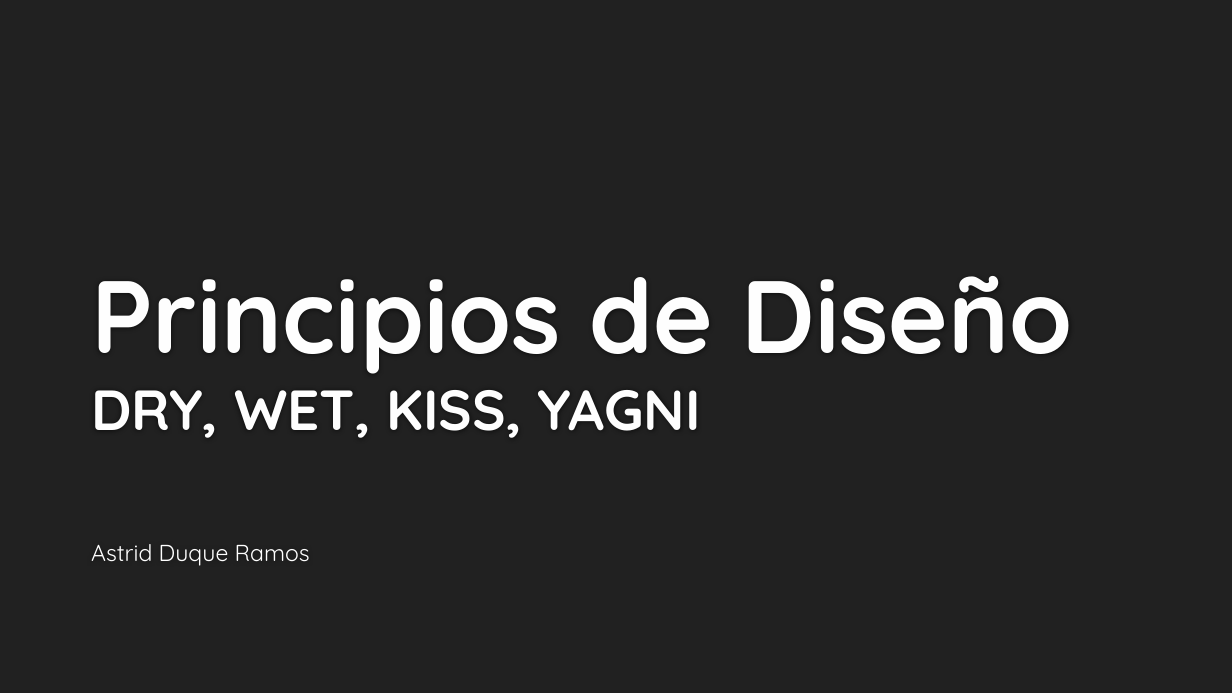
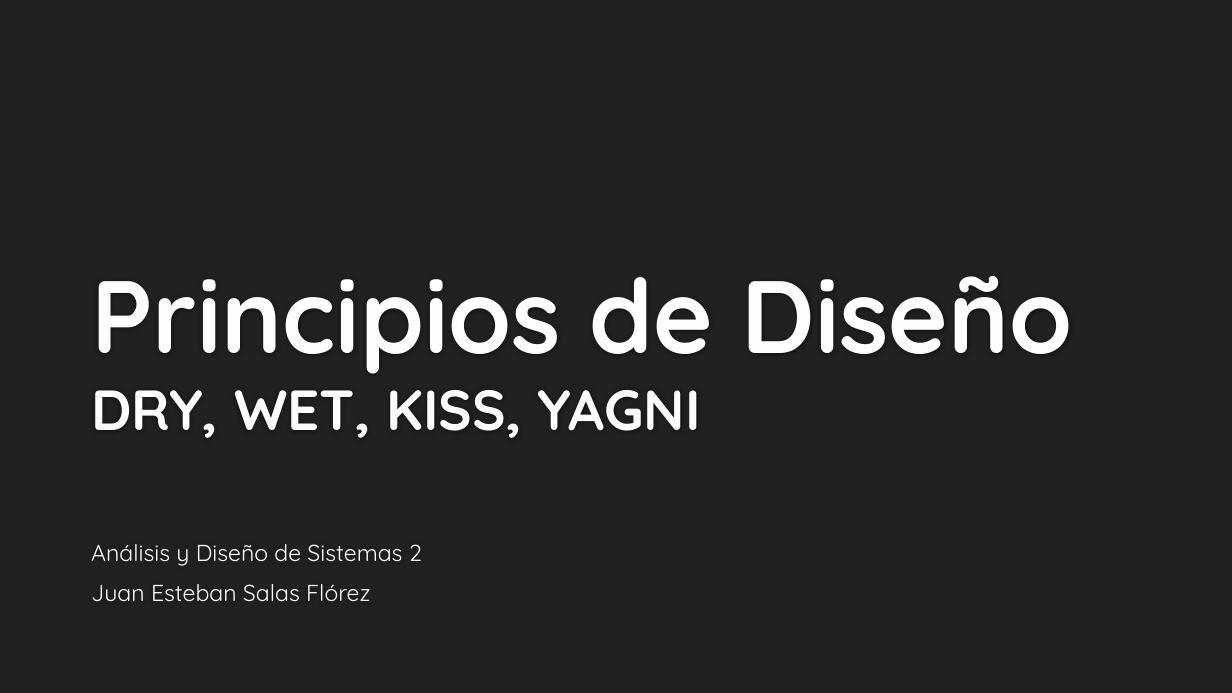
Before and after one commit to estebansalas18/Principios-DWKY, a slide deck: slide 1 of Principios DRY, KISS, WET, YAGNI.pptx. Drawn at 1232x693 pixels with LibreOffice and Linux fonts; fonts in the diff are those of the drawing; background and template pictures are left out. Boxes give left, top, right and bottom in pixels: in the first picture for what was removed or moved away, otherwise in the second. Text is boxed around its words. In the diff, an @@ line names an element or a change of style, - is before the commit and + after.

```diff
--- a/Principios DRY, KISS, WET, YAGNI.pptx
+++ b/Principios DRY, KISS, WET, YAGNI.pptx
@@ subtitle at [91,544,422,602]: text changed @@
-Astrid Duque Ramos
+Análisis y Diseño de Sistemas 2
+Juan Esteban Salas Flórez
```
Also in this commit, not shown: 5 other slides changed.
